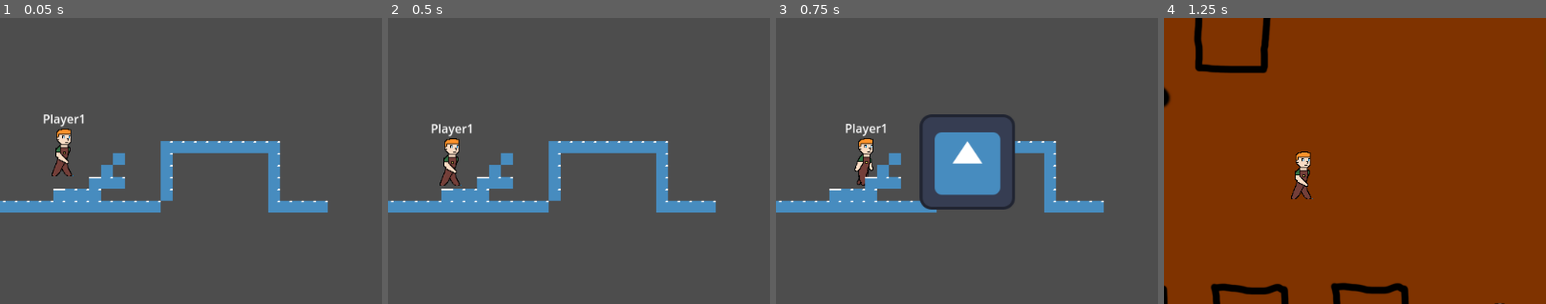
Above: before the commit, frames 1-4 (left to right).
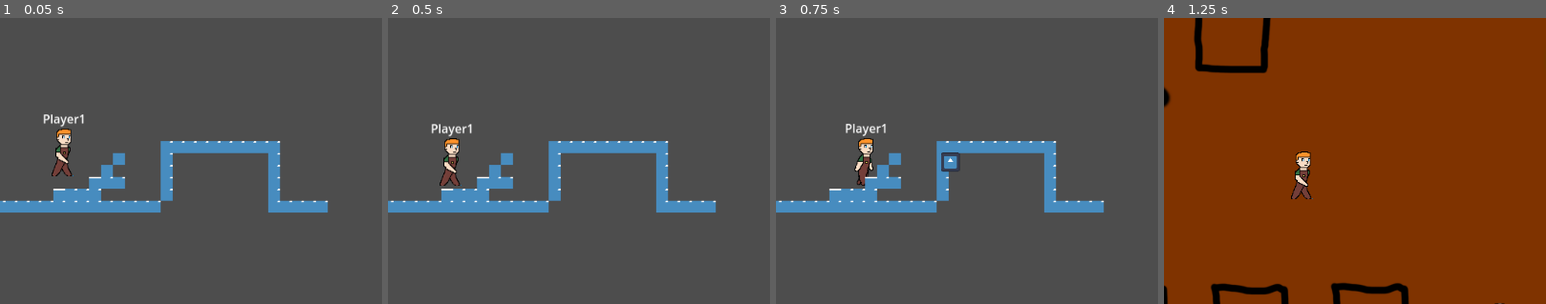
Above: after the commit, the same moments.

Repository: zac112/HeroFarmer
Game: Godot game, scene res://Assets/Platform/level_1.tscn
Same seed, same stepped clock (60 frames per second), same inputs: the game is played once before the commit and once after it. This scene is started directly instead of the project's main scene. The engine's default icon, where the game draws it, is replaced by a stand-in: a white triangle on a blue panel in a dark square.
Inputs:
- Up to frame 1 (0.05 s): no input
- Up to frame 2 (0.5 s): no input
- Up to frame 3 (0.75 s): tap Enter at 0.5 s; hold D (Farm_right) from 0.53 s (still down); hold Space (Farm_action) from 0.53 s (still down)
- Up to frame 4 (1.25 s): keep holding D (Farm_right); keep holding Space (Farm_action); tap W (Farm_up) at 0.77 s
The pictures show only the part of the screen within x 40-90%, y 23-73%; the shares and areas given below are measured in that part.

Frames 1-2 are identical in both runs. In frame 3, 4.2% of the frame differs, in the area x 37-63%, y 33-67%; in frame 4, nothing differs.

Commit message:
shooting from level to player

Diff:
--- a/Assets/Platform/level_1.gd
+++ b/Assets/Platform/level_1.gd
@@ -1,6 +1,6 @@
 extends Node2D
 
-var particle_scene: PackedScene = load("res://Assets/Player/Platform/particle.tscn")
+#var particle_scene: PackedScene = load("res://Assets/Player/Platform/particle.tscn")
 
 
 func _ready():
@@ -10,7 +10,7 @@
 	pass
 
 
-
+"""
 func _on_player_platform_particle(pos, direction):
 	var particle = particle_scene.instantiate()
 	$".".add_child(particle)
@@ -22,3 +22,4 @@
 		particle.position = pos
 		particle.shoot_direction = 0
 		print(pos)
+"""
--- a/Assets/Player/Platform/particle.gd
+++ b/Assets/Player/Platform/particle.gd
@@ -1,17 +1,14 @@
 extends Node2D
 
+var speed = 750
+var shoot_dir = 1
 
-@export var particleMoveSpeed := 700
-
-@export var shoot_direction := 1
-
-func _ready():
-	var particleScaleChange = create_tween()
-	particleScaleChange.tween_property($Sprite2D, 'scale', Vector2(1,1), 0.2).from(Vector2(0,0))
+func _physics_process(delta):
+	if shoot_dir == 1:
+		position.x += speed * delta
+	else:
+		position.x -= speed * delta
 
 
-func _process(delta):
-	if shoot_direction == 1:
-		position.x += particleMoveSpeed * delta
-	else:
-		position.x -= particleMoveSpeed * delta
+func _on_body_entered(body):
+	queue_free()
--- a/Assets/Player/Platform/particle.tscn
+++ b/Assets/Player/Platform/particle.tscn
@@ -11,6 +11,7 @@
 script = ExtResource("1_de88d")
 
 [node name="Sprite2D" type="Sprite2D" parent="."]
+scale = Vector2(0.2, 0.2)
 texture = ExtResource("2_xrsva")
 
 [node name="CollisionShape2D" type="CollisionShape2D" parent="."]
--- a/Assets/Player/Platform/player_platform.gd
+++ b/Assets/Player/Platform/player_platform.gd
@@ -2,7 +2,8 @@
 
 
 @onready var animated_sprite_2d = $AnimatedSprite2D
-
+@onready var particle = preload("res://Assets/Player/Platform/particle.tscn")
+var par
 
 
 const SPEED = 300.0
@@ -12,8 +13,6 @@
 
 enum State {Idle, Run, Jump}
 var current_state
-
-signal particle(pos, direction)
 
 
 @onready var playerName = %Label
@@ -28,12 +27,21 @@
 	inventory["powerup"] = 3
 
 func _process(delta):
+	shoot()
+
+
+func shoot():
 	if Input.is_action_just_pressed("Platform_shoot") and can_shoot:
 		print("SHOOT", can_shoot)
-		if animated_sprite_2d.flip_h == false:
-			particle.emit($RightShootMarker.global_position, 1)
+		par = particle.instantiate()
+		get_parent().add_child(par)
+		if input_movement() > 0:
+			par.shoot_dir = 1
 		else:
-			particle.emit($LeftShootMarker.global_position, 0)
+			par.shoot_dir = 0
+		par.global_position = $Marker2D.global_position
+
+
 
 func player_falling(delta):
 	if !is_on_floor():
--- a/Assets/Player/Platform/player_platform.tscn
+++ b/Assets/Player/Platform/player_platform.tscn
@@ -70,12 +70,6 @@
 offset_bottom = -34.0
 text = "Player1"
 
-[node name="RightShootMarker" type="Marker2D" parent="."]
-position = Vector2(32, 0)
-
-[node name="LeftShootMarker" type="Marker2D" parent="."]
-position = Vector2(-33, -1)
-
 [node name="AnimatedSprite2D" type="AnimatedSprite2D" parent="."]
 sprite_frames = SubResource("SpriteFrames_82py8")
 animation = &"idle"
@@ -84,3 +78,5 @@
 [node name="CollisionShape2D" type="CollisionShape2D" parent="."]
 position = Vector2(-2, -2)
 shape = SubResource("CapsuleShape2D_am200")
+
+[node name="Marker2D" type="Marker2D" parent="."]
